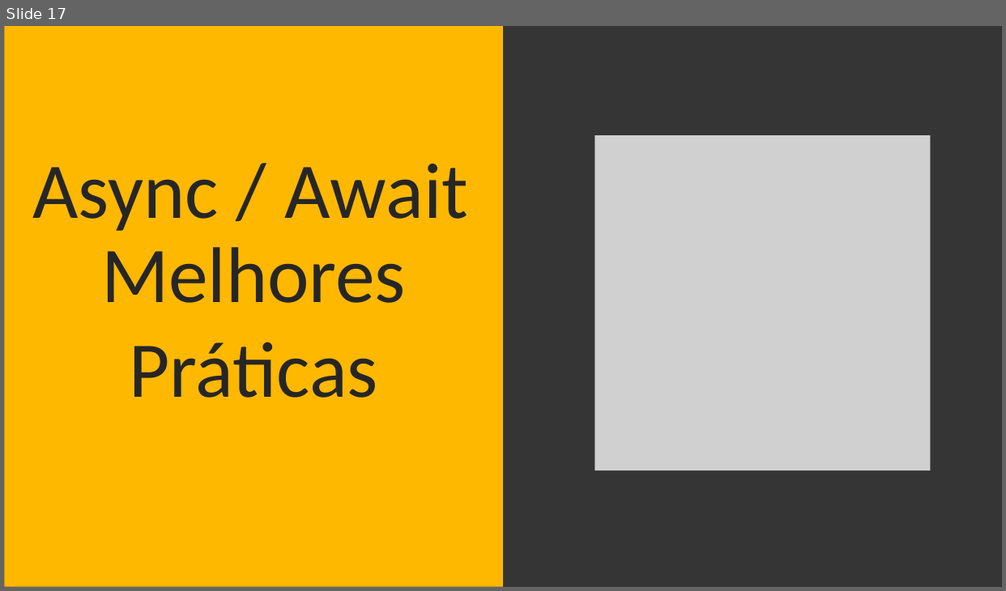
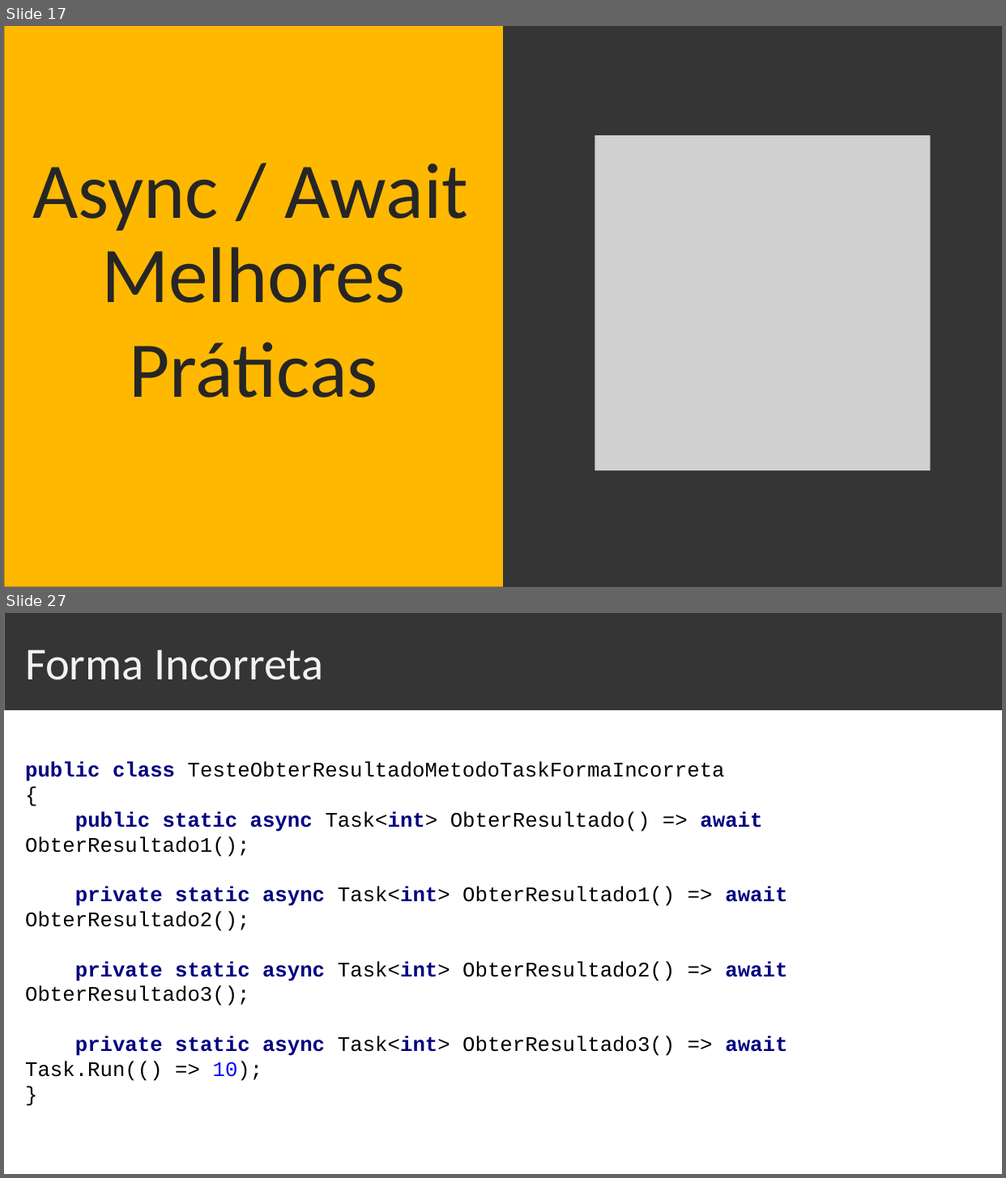
Before and after one commit to sostenes198/.NET-Estudos, a slide deck: AsyncAwait/Apresentacao-Squadra/Apresentacao-Async-Await.pptx. Shown one above the other, each under a label of ours: slide 17 before the commit, slides 17 and 27 after it; the slides between them are not shown. The pictures are 1006x591 and 1006x1178 pixels, drawn with LibreOffice and Linux fonts; fonts in the diff are those of the drawing; grey boxes stand for pictures. Boxes give left, top, right and bottom in pixels: in the first picture for what was removed or moved away, otherwise in the second. Text is boxed around its words. In the diff, an @@ line names an element or a change of style, - is before the commit and + after.

```diff
--- a/AsyncAwait/Apresentacao-Squadra/Apresentacao-Async-Await.pptx
+++ b/AsyncAwait/Apresentacao-Squadra/Apresentacao-Async-Await.pptx
@@ slide 27 added at [4, 613, 1002, 1174], background #FFFFFF @@
@@ freeform shape added at [4, 613, 1002, 710], fill #353535 @@
@@ text added at [25, 649, 323, 680], 44 pt, text #F2F2F2 @@
+Forma Incorreta
@@ text added at [25, 761, 787, 1081], 20 pt, text #000000 @@
+public class TesteObterResultadoMetodoTaskFormaIncorreta
+{
+public static async Task<int> ObterResultado() => await ObterResultado1();
+private static async Task<int> ObterResultado1() => await ObterResultado2();
+private static async Task<int> ObterResultado2() => await ObterResultado3();
+private static async Task<int> ObterResultado3() => await Task.Run(() => 10);
+}
```
Also in this commit, not shown: 4 slides changed, 22 other slides added, 1 slide removed, 10 other files.
